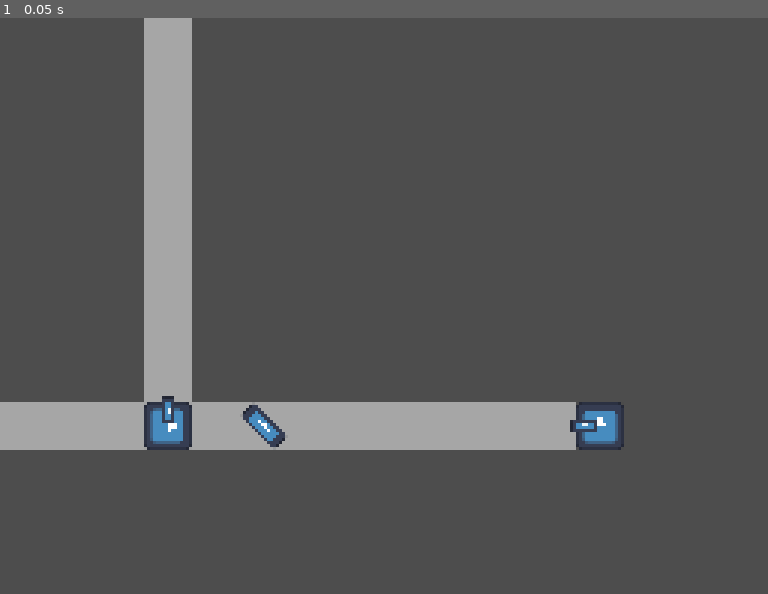
Above: before the commit, frame 1.
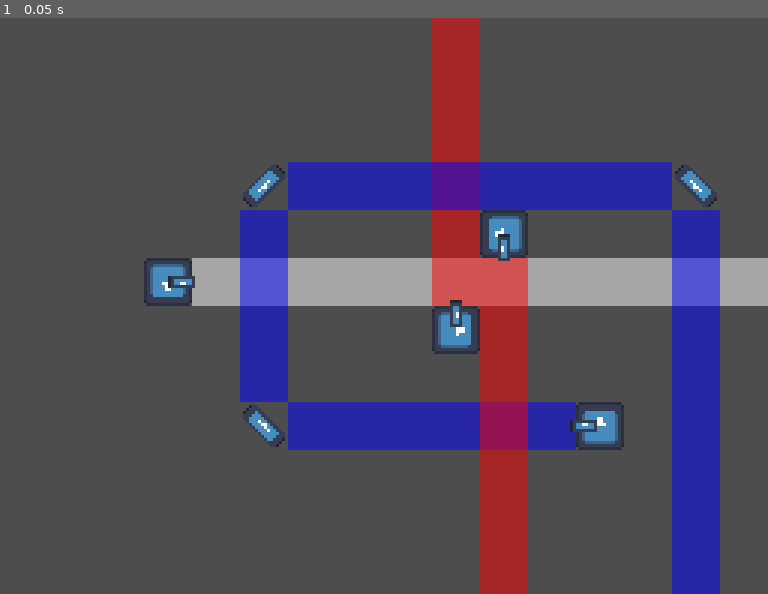
Above: after the commit, the same moment.

Repository: studentkrisk/light-game
Game: Godot game, scene res://world.tscn
Two runs of this game, one before a commit and one after it. Both use one fixed random seed, a clock stepped at 60 frames per second and the inputs below. The engine's default icon, where the game draws it, is replaced by a stand-in: a white triangle on a blue panel in a dark square.
Inputs:
- Up to frame 1 (0.05 s): no input

The runs differ from the first frame. In frame 1, 31% of the frame differs, in the area x 0-100%, y 0-100%.
Error before the commit: Invalid call. Nonexistent function 'queue_redraw' in base 'Node (Global.gd)'. (res://light.gd:10)

Commit message:
mirrrors and emitters almost completely done!

Diff:
--- a/emitter.gd
+++ b/emitter.gd
@@ -1,15 +1,19 @@
+class_name Emitter
+
 extends CharacterBody2D
 
-@export var light = []
+@export var lights = [[]]
+@export var color = Color(1, 1, 1, 0.5)
 
 func update_light():
-	light = []
+	lights = [[color]]
 	var ray: RayCast2D = $RayCast2D
 	var dir = (ray.to_global(ray.target_position) - ray.global_position).normalized()
 	var start = ray.global_position
-	light.append(start + dir*Global.TILE_SIZE/2)
+	lights[0].append(start + dir*Global.TILE_SIZE/2)
 	if ray.is_colliding():
-		light.append(ray.get_collision_point())
-		ray.get_collider().update_light()
+		lights[0].append(ray.get_collision_point())
+		if not (ray.get_collider() is Emitter):
+			ray.get_collider().update_light(self, color)
 	else:
-		light.append(start + dir*Global.TILE_SIZE*25)
+		lights[0].append(start + dir*Global.TILE_SIZE*25)
--- a/emitter.tscn
+++ b/emitter.tscn
@@ -7,6 +7,7 @@
 size = Vector2(16, 16)
 
 [node name="emitter" type="CharacterBody2D"]
+motion_mode = 1
 script = ExtResource("1_k6ea0")
 
 [node name="Icon" type="Sprite2D" parent="."]
--- a/light.gd
+++ b/light.gd
@@ -1,17 +1,16 @@
 extends Node2D
 
 func _ready():
-	await get_tree().root.is_node_ready()
+	await get_tree().create_timer(0).timeout # ??? for some reason i need this for it to work
 	update_light()
 
 func update_light():
-	for i in $lights.get_children():
+	for i in $lights.get_children().filter(func(x): return x is Emitter):
 		i.update_light()
-	get_tree().root.get_child(1).queue_redraw()
-
-func _process(delta):
-	update_light()
+	queue_redraw()
 
 func _draw():
 	for i in $lights.get_children():
-		draw_multiline(PackedVector2Array(i.light), Color(1, 1, 1, 0.5), Global.TILE_SIZE)
+		for j in i.lights:
+			if len(j) != 0:
+				draw_multiline(PackedVector2Array(j.slice(1)), j[0], Global.TILE_SIZE)
--- a/mirror.gd
+++ b/mirror.gd
@@ -1,26 +1,32 @@
+class_name Mirror
+
 extends CharacterBody2D
 
-@export var light = []
+@export var lights = [[], []]
 
-func update_light():
-	light = []
+func update_light(body, color):
 	var ray1: RayCast2D = $RayCast2D1
 	var dir1 = (ray1.to_global(ray1.target_position) - ray1.global_position).normalized()
 	var start1 = ray1.global_position
 	var ray2: RayCast2D = $RayCast2D2
 	var dir2 = (ray2.to_global(ray2.target_position) - ray2.global_position).normalized()
 	var start2 = ray2.global_position
-	if $RayCast2D1.is_colliding():
-		light.append(start2 + dir2*Global.TILE_SIZE/2)
+	if $RayCast2D1.is_colliding() and ray1.get_collider() == body:
+		lights[0] = [color]
+		lights[0].append(start2 + dir2*Global.TILE_SIZE/2)
 		if ray2.is_colliding():
-			light.append(ray2.get_collision_point())
-			ray2.get_collider().update_light()
+			lights[0].append(ray2.get_collision_point())
+			if not (ray2.get_collider() is Emitter):
+				ray2.get_collider().update_light(self, color)
 		else:
-			light.append(start2 + dir2*Global.TILE_SIZE*25)
-	if $RayCast2D2.is_colliding():
-		light.append(start1 + dir1*Global.TILE_SIZE/2)
+			lights[0].append(start2 + dir2*Global.TILE_SIZE*25)
+	if $RayCast2D2.is_colliding() and ray2.get_collider() == body:
+		lights[1] = [color]
+		lights[1].append(start1 + dir1*Global.TILE_SIZE/2)
 		if ray1.is_colliding():
-			light.append(ray1.get_collision_point())
-			ray1.get_collider().update_light()
+			lights[1].append(ray1.get_collision_point())
+			if not (ray1.get_collider() is Emitter):
+				ray1.get_collider().update_light(self, color)
 		else:
-			light.append(start1 + dir1*Global.TILE_SIZE*25)
+			lights[1].append(start1 + dir1*Global.TILE_SIZE*25)
+	print(lights)
--- a/mirror.tscn
+++ b/mirror.tscn
@@ -7,6 +7,7 @@
 size = Vector2(16, 16)
 
 [node name="mirror" type="CharacterBody2D"]
+motion_mode = 1
 script = ExtResource("1_ovr7r")
 
 [node name="Icon" type="Sprite2D" parent="."]
--- a/world.tscn
+++ b/world.tscn
@@ -13,10 +13,29 @@
 
 [node name="emitter" parent="lights" instance=ExtResource("1_gxkug")]
 position = Vector2(72, 40)
+color = Color(0, 0, 1, 0.501961)
 
 [node name="emitter2" parent="lights" instance=ExtResource("1_gxkug")]
-position = Vector2(-72, 40)
+position = Vector2(-72, -8)
+rotation = 3.14159
+
+[node name="emitter3" parent="lights" instance=ExtResource("1_gxkug")]
+position = Vector2(24, 8)
 rotation = 1.5708
+color = Color(1, 0, 0, 0.501961)
+
+[node name="emitter4" parent="lights" instance=ExtResource("1_gxkug")]
+position = Vector2(40, -24)
+rotation = 4.71239
+color = Color(1, 0, 0, 0.501961)
 
 [node name="mirror" parent="lights" instance=ExtResource("3_qc8gd")]
 position = Vector2(-40, 40)
+
+[node name="mirror2" parent="lights" instance=ExtResource("3_qc8gd")]
+position = Vector2(-40, -40)
+rotation = 1.5708
+
+[node name="mirror3" parent="lights" instance=ExtResource("3_qc8gd")]
+position = Vector2(104, -40)
+rotation = 3.14159
